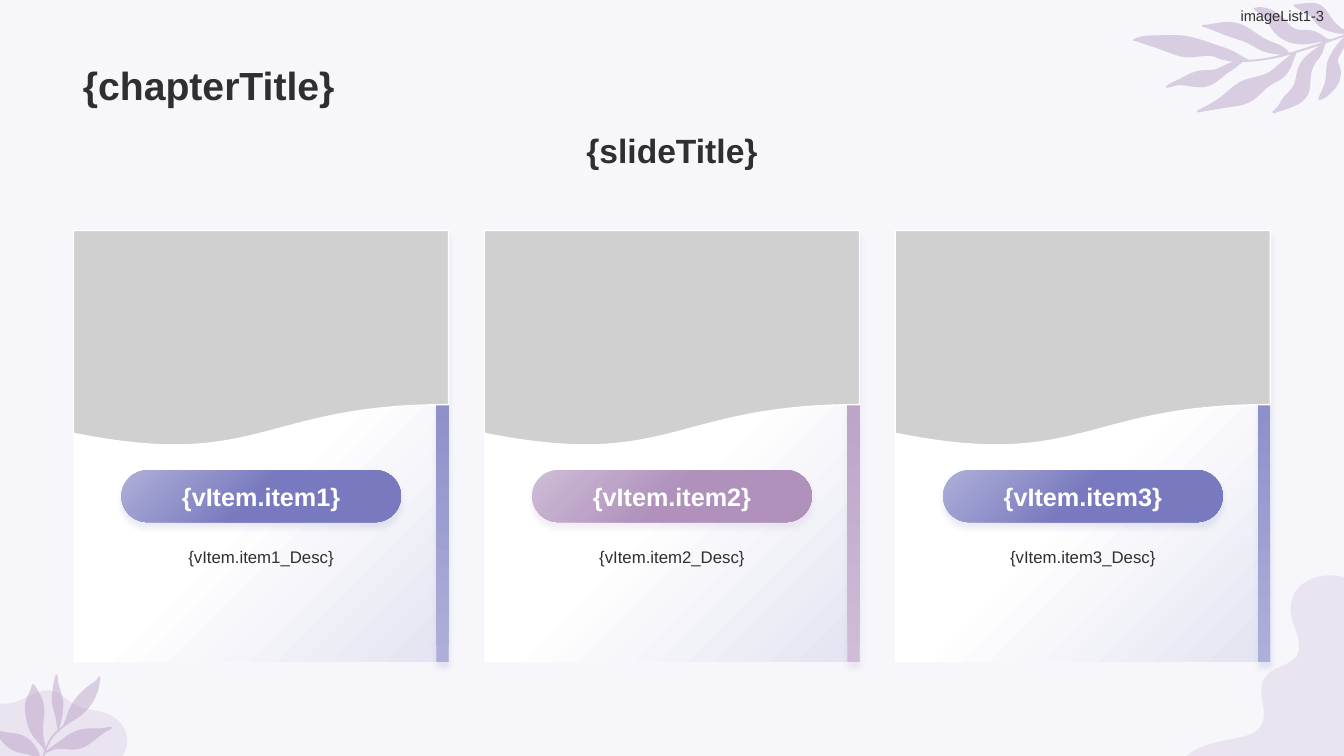
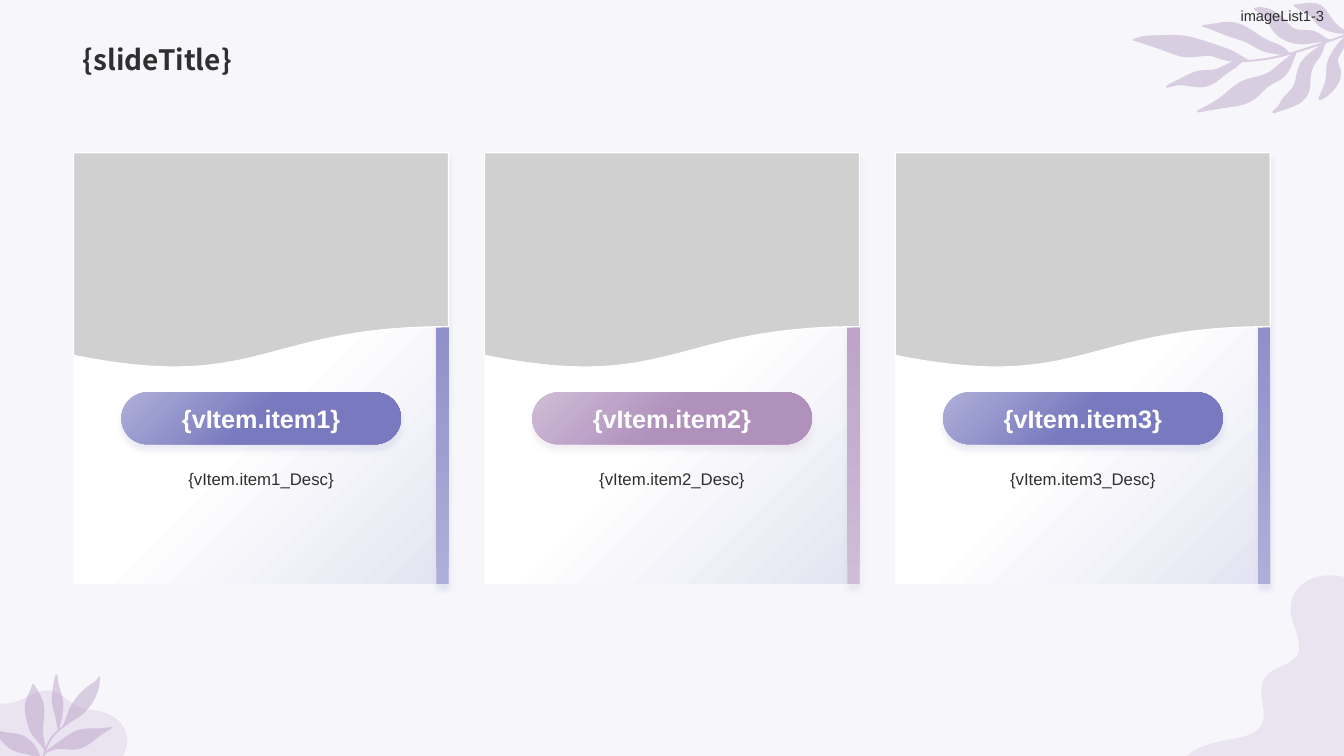
Before and after one commit to wmbamboo/bifang, a slide deck: slide 18 of frontend/public/pptTemplate-simple.pptx. Drawn at 1344x756 pixels with LibreOffice and Linux fonts; fonts in the diff are those of the drawing; grey boxes stand for pictures. Boxes give left, top, right and bottom in pixels: in the first picture for what was removed or moved away, otherwise in the second. Text is boxed around its words. In the diff, an @@ line names an element or a change of style, - is before the commit and + after.

```diff
--- a/frontend/public/pptTemplate-simple.pptx
+++ b/frontend/public/pptTemplate-simple.pptx
@@ title "{slideTitle}": place and size @@
-title "{slideTitle}" at (586,138,757,170)
+title "{slideTitle}" at (83,47,232,75)
@@ title "{slideTitle}" at (83,47,232,75): size 24 to 20 pt, font Arial to Noto Sans CJK SC; alignment centre to left; vertical alignment middle to bottom @@
@@ title removed at (83,71,335,108) @@
-{chapterTitle}
@@ 6 rectangles, 3 pictures, 3 rounded rectangles: place and size @@
-6 rectangles, 3 pictures, 3 rounded rectangles at (74,231,1270,662)
+6 rectangles, 3 pictures, 3 rounded rectangles at (74,152,1270,584)
@@ 3 texts: place and size @@
-3 texts at (188,551,1155,567)
+3 texts at (188,473,1155,489)
```
Also in this commit, not shown: 25 other slides changed, 19 other files.
